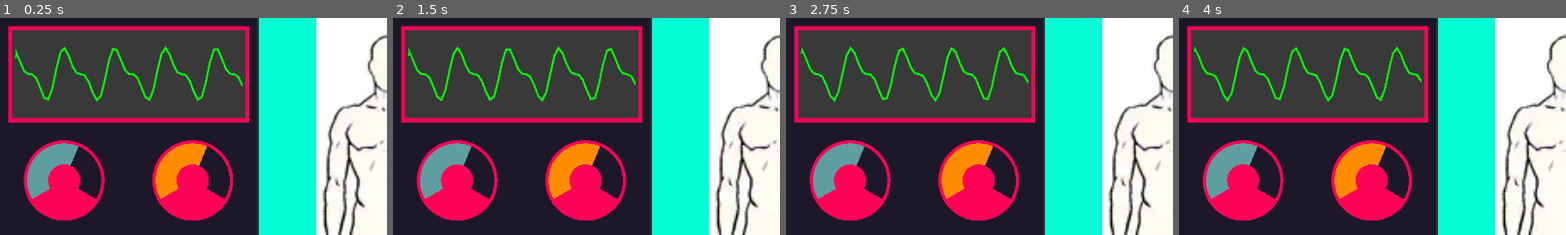
Above: before the commit, frames 1-4 (left to right).
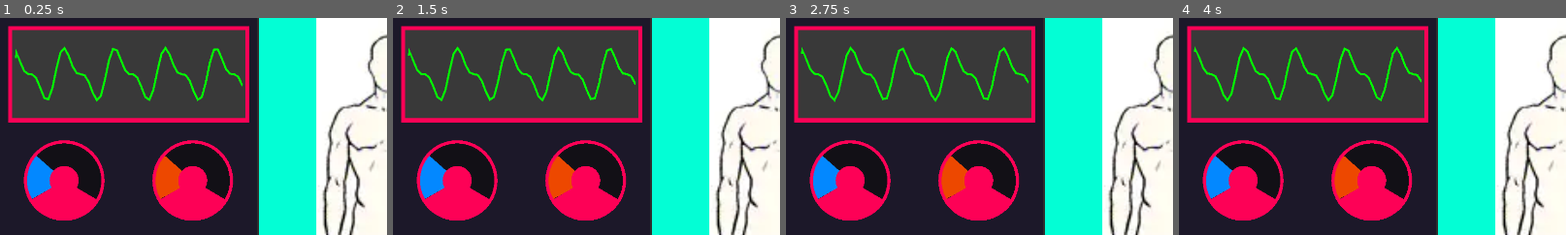
Above: after the commit, the same moments.

Repository: aaronrjackson/ripperdoc
Game: Godot game, scene res://main.tscn
Same seed, same stepped clock (60 frames per second), same inputs: the game is played once before the commit and once after it.
Inputs:
- Up to frame 1 (0.25 s): no input
- Up to frame 2 (1.5 s): tap Enter at 0.5, 0.6 s; hold Right 0.53-1.28 s; hold Down from 1.28 s (still down); tap Keypad Enter at 1.35 s
- Up to frame 3 (2.75 s): release Down at 2.03 s; hold Right from 2.03 s (still down); tap Backspace at 2.1 s
- Up to frame 4 (4 s): release Right at 2.78 s; hold Up 2.78-3.53 s; tap Enter at 2.85 s; hold Left from 3.53 s (still down); tap Keypad Enter at 3.6 s
The pictures show only the part of the screen within x 0-50%, y 0-50%; the shares and areas given below are measured in that part.

The runs differ from the first frame. In frame 1, 3.7% of the frame differs, in the area x 7-55%, y 57-84%; in frame 2, 3.7%; in frame 3, 3.7%; in frame 4, 3.7%.

Commit message:
circle graphs sweep 0 - 1.0 now

Diff:
--- a/vitals/neural_pressure.gd
+++ b/vitals/neural_pressure.gd
@@ -1,18 +1,17 @@
 extends Panel
 
 @export var radius := 100
-@export var fill := 2.5
+@export var fill := 0.3 # 0.0 - 1.0
 
 func _draw():
-	# Center of the Panel
 	var center = size / 2
+	var sweep = fill * ((4 * PI) / 3)  # map 0.0-1.0 to full arc range
 
-	# Draw the circle
 	draw_circle(center, radius, Color("fd0156ff"))
-	draw_circle(center, radius - 8, Color("1C1829"))
-	draw_arc(center, 42, (((5* PI) / 6) - .1), (((5* PI) / 6) + fill), 100, Color.CADET_BLUE, 100)
-	draw_arc(center, 50, ((5* PI) / 6), ((PI) / 6), 100, Color("fd0156ff"), 100)
-	draw_circle(center, 40, Color("fd0156ff"))
+	draw_circle(center, radius - 8, Color("121016ff"))
+	draw_arc(center, 42, ((5 * PI) / 6), ((5 * PI) / 6) + sweep, 100, Color(0.012, 0.533, 1.0, 1.0), 100)  # fill
+	draw_arc(center, 50, ((5 * PI) / 6), (PI / 6), 100, Color("fd0156ff"), 100)  # bottom
+	draw_circle(center, 36, Color("fd0156ff"))
 
 func _ready() -> void:
-	queue_redraw()  # triggers _draw()
+	queue_redraw()
--- a/vitals/system_load.gd
+++ b/vitals/system_load.gd
@@ -1,19 +1,17 @@
 extends Panel
 
 @export var radius := 100
-@export var fill := 2.5
+@export var fill := 0.3 # 0.0 - 1.0
 
 func _draw():
-	# Center of the Panel
 	var center = size / 2
+	var sweep = fill * ((4 * PI) / 3)  # map 0.0-1.0 to full arc range
 
-	# Draw the circle
 	draw_circle(center, radius, Color("fd0156ff"))
-	draw_circle(center, radius - 8, Color("1C1829"))
-	draw_arc(center, 42, (((5* PI) / 6) - .1), (((5* PI) / 6) + fill), 100, Color.DARK_ORANGE, 100)
-	draw_circle(center, 40, Color("fd0156ff"))
-	draw_arc(center, 50, ((5* PI) / 6), ((PI) / 6), 100, Color("fd0156ff"), 100)
-
+	draw_circle(center, radius - 8, Color("121016ff"))
+	draw_arc(center, 42, ((5 * PI) / 6), ((5 * PI) / 6) + sweep, 100, Color("ed4800ff"), 100)  # fill
+	draw_arc(center, 50, ((5 * PI) / 6), (PI / 6), 100, Color("fd0156ff"), 100)  # bottom
+	draw_circle(center, 36, Color("fd0156ff"))
 
 func _ready() -> void:
-	queue_redraw()  # triggers _draw()
+	queue_redraw()
